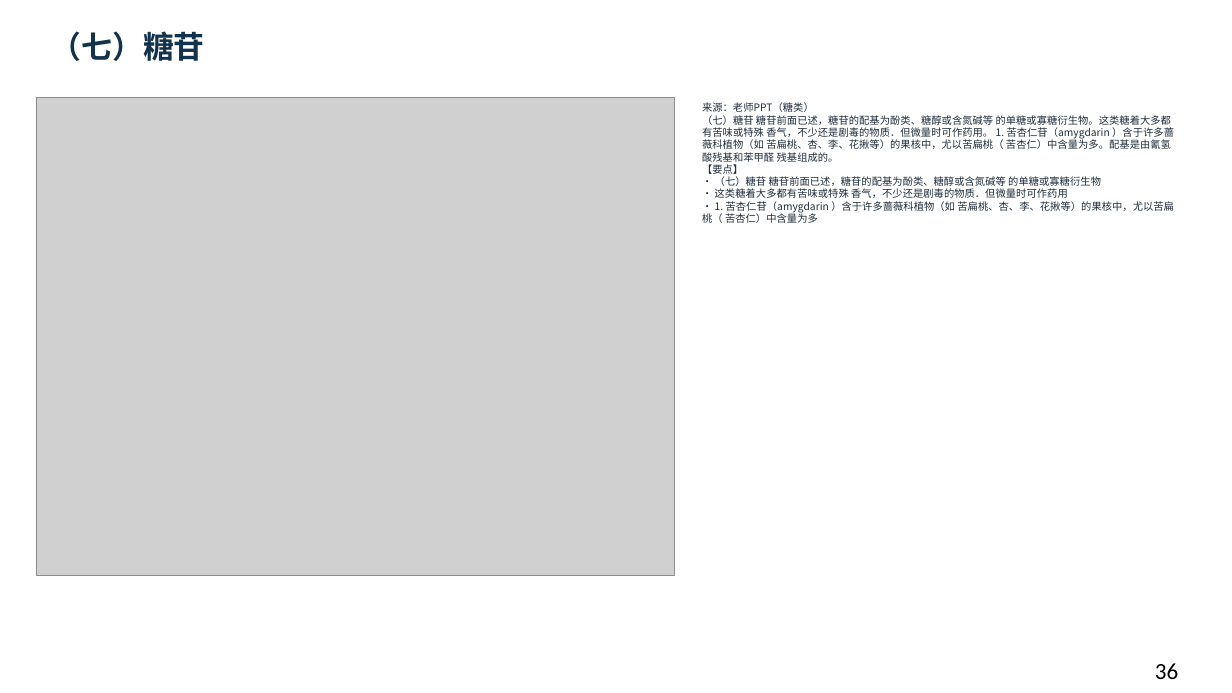
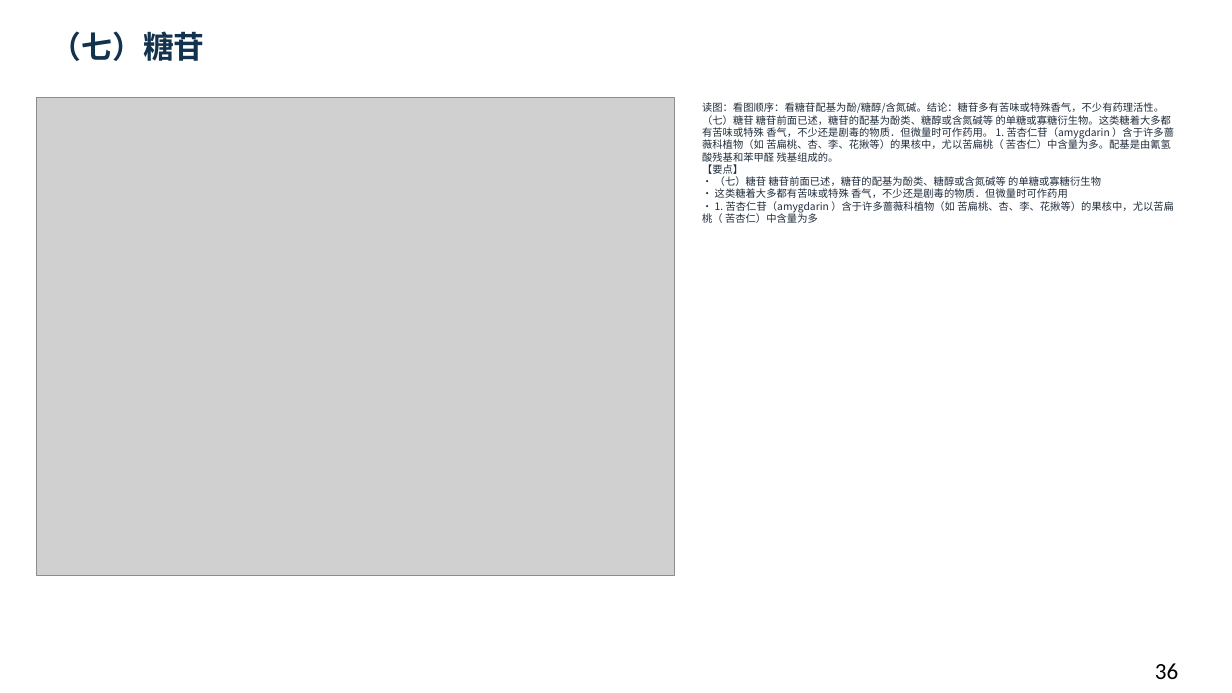
Before and after one commit to newkan-li/Biochemistry, a slide deck: slide 36 of downloads/bc09-ai-style.pptx. Drawn at 1232x693 pixels with LibreOffice and Linux fonts; fonts in the diff are those of the drawing; grey boxes stand for pictures. Boxes give left, top, right and bottom in pixels: in the first picture for what was removed or moved away, otherwise in the second. Text is boxed around its words. In the diff, an @@ line names an element or a change of style, - is before the commit and + after.

Commit message:
bc09补64页老师原页读图讲解:39页缺图注全部补齐,下载PPT同步;版本20261112cdm

```diff
--- a/downloads/bc09-ai-style.pptx
+++ b/downloads/bc09-ai-style.pptx
@@ text at (702,102,1174,223): text changed @@
-来源：老师PPT（糖类）
-（七）糖苷 糖苷前面已述，糖苷的配基为酚类、糖醇或含氮碱等 的单糖或寡糖衍生物。这类糖着大多都有苦味或特殊 香气，不少还是剧毒的物质．但微量时可作药用。 1. 苦杏仁苷（amygdarin ）含于许多蔷薇科植物（如 苦扁桃、杏、李、花揪等）的果核中，尤以苦扁桃（ 苦杏仁）中含量为多。配基是由氰氢酸残基和苯甲醛 残基组成的。
-【要点】
-• （七）糖苷 糖苷前面已述，糖苷的配基为酚类、糖醇或含氮碱等 的单糖或寡糖衍生物
-• 这类糖着大多都有苦味或特殊 香气，不少还是剧毒的物质．但微量时可作药用
-• 1. 苦杏仁苷（amygdarin ）含于许多蔷薇科植物（如 苦扁桃、杏、李、花揪等）的果核中，尤以苦扁桃（ 苦杏仁）中含量为多
+读图：看图顺序：看糖苷配基为酚/糖醇/含氮碱。结论：糖苷多有苦味或特殊香气，不少有药理活性。
+（七）糖苷 糖苷前面已述，糖苷的配基为酚类、糖醇或含氮碱等 的单糖或寡糖衍生物。这类糖着大多都有苦味或特殊 香气，不少还是剧毒的物质．但微量时可作药用。 1. 苦杏仁苷（amygdarin ）含于许多蔷薇科植物（如 苦扁桃、杏、李、花揪等）的果核中，尤以苦扁桃（ 苦杏仁）中含量为多。配基是由氰氢酸残基和苯甲醛 残基组成的。
+【要点】
+• （七）糖苷 糖苷前面已述，糖苷的配基为酚类、糖醇或含氮碱等 的单糖或寡糖衍生物
+• 这类糖着大多都有苦味或特殊 香气，不少还是剧毒的物质．但微量时可作药用
+• 1. 苦杏仁苷（amygdarin ）含于许多蔷薇科植物（如 苦扁桃、杏、李、花揪等）的果核中，尤以苦扁桃（ 苦杏仁）中含量为多
```
Also in this commit, not shown: 104 other slides changed, 5 other files.
